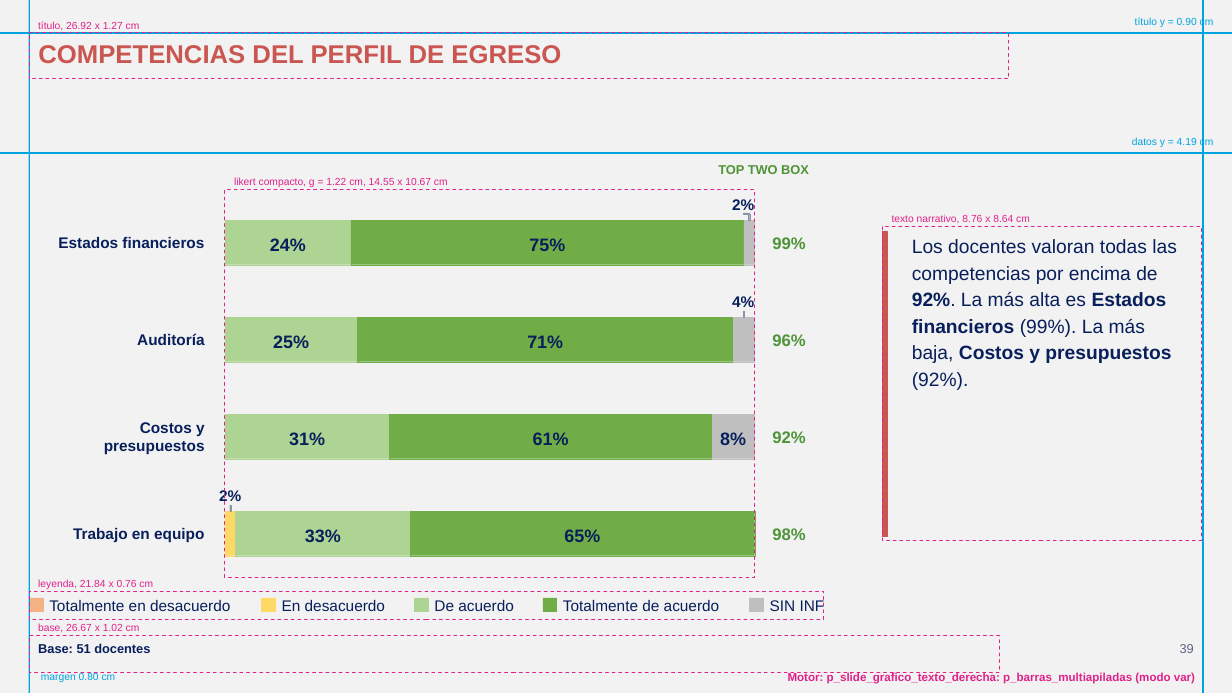
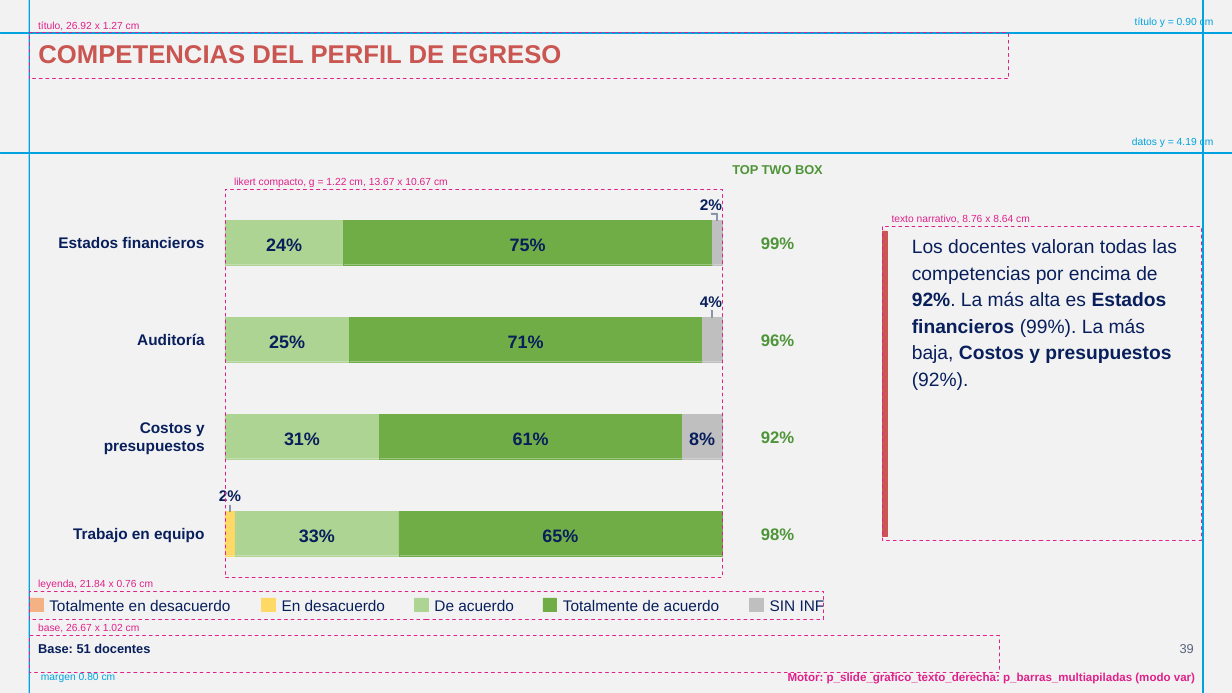
Before and after one commit to GonzaloAlmendariz/prosecnur-app, a slide deck: slide 39 of docs/qa/motor-ppt-2026-10-06/4-recetario/recetario-fiel-guias.pptx. Drawn at 1232x693 pixels with LibreOffice and Linux fonts; fonts in the diff are those of the drawing; background and template pictures are left out. Boxes give left, top, right and bottom in pixels: in the first picture for what was removed or moved away, otherwise in the second. Text is boxed around its words. In the diff, an @@ line names an element or a change of style, - is before the commit and + after.

```diff
--- a/docs/qa/motor-ppt-2026-10-06/4-recetario/recetario-fiel-guias.pptx
+++ b/docs/qa/motor-ppt-2026-10-06/4-recetario/recetario-fiel-guias.pptx
@@ text at (234,177,448,187): text changed @@
-likert compacto, g = 1.22 cm, 14.55 x 10.67 cm
+likert compacto, g = 1.22 cm, 13.67 x 10.67 cm
@@ text "TOP TWO BOX": place and size @@
-text "TOP TWO BOX" at (718,165,809,174)
+text "TOP TWO BOX" at (732,165,823,174)
@@ rectangle: place and size @@
-rectangle at (226,189,755,578)
+rectangle at (226,189,723,578)
@@ text "24%": place and size @@
-text "24%" at (270,238,306,251)
+text "24%" at (266,238,302,251)
@@ rectangle: place and size @@
-rectangle at (226,220,352,264)
+rectangle at (226,220,344,264)
@@ text "75%": place and size @@
-text "75%" at (529,238,565,251)
+text "75%" at (510,238,546,251)
@@ rectangle: place and size @@
-rectangle at (351,220,745,264)
+rectangle at (343,220,713,264)
@@ 6 rectangles, 3 texts: place and size @@
-6 rectangles, 3 texts at (713,199,755,459)
+6 rectangles, 3 texts at (682,199,723,459)
@@ text "99%": place and size @@
-text "99%" at (772,237,805,249)
+text "99%" at (761,237,794,249)
@@ text "25%": place and size @@
-text "25%" at (273,335,309,348)
+text "25%" at (269,335,305,348)
@@ rectangle: place and size @@
-rectangle at (226,318,359,362)
+rectangle at (226,318,350,362)
@@ text "71%": place and size @@
-text "71%" at (527,335,563,348)
+text "71%" at (508,335,544,348)
@@ rectangle: place and size @@
-rectangle at (358,318,734,362)
+rectangle at (349,318,702,362)
@@ rectangle added at (712,310,713,311), fill #8A93A8, outline #8A93A8 0.25 pt @@
@@ text "96%": place and size @@
-text "96%" at (772,334,805,346)
+text "96%" at (761,334,794,346)
@@ rectangle: place and size @@
-rectangle at (226,415,390,459)
+rectangle at (226,415,380,459)
@@ rectangle: place and size @@
-rectangle at (389,415,713,459)
+rectangle at (379,415,683,459)
@@ text "31%": place and size @@
-text "31%" at (289,432,325,445)
+text "31%" at (284,432,320,445)
@@ text "61%": place and size @@
-text "61%" at (533,432,569,445)
+text "61%" at (513,432,549,445)
@@ text "92%": place and size @@
-text "92%" at (772,431,805,443)
+text "92%" at (761,431,794,443)
@@ text "33%": place and size @@
-text "33%" at (305,529,341,542)
+text "33%" at (299,529,335,542)
@@ rectangle: place and size @@
-rectangle at (236,512,410,556)
+rectangle at (235,512,399,556)
@@ text "65%": place and size @@
-text "65%" at (564,529,600,542)
+text "65%" at (542,529,578,542)
@@ rectangle: place and size @@
-rectangle at (410,512,755,556)
+rectangle at (399,512,723,556)
@@ text "98%": place and size @@
-text "98%" at (772,528,805,540)
+text "98%" at (761,528,794,540)
```
Also in this commit, not shown: 13 other slides changed, 4 slides added, 11 other files.
